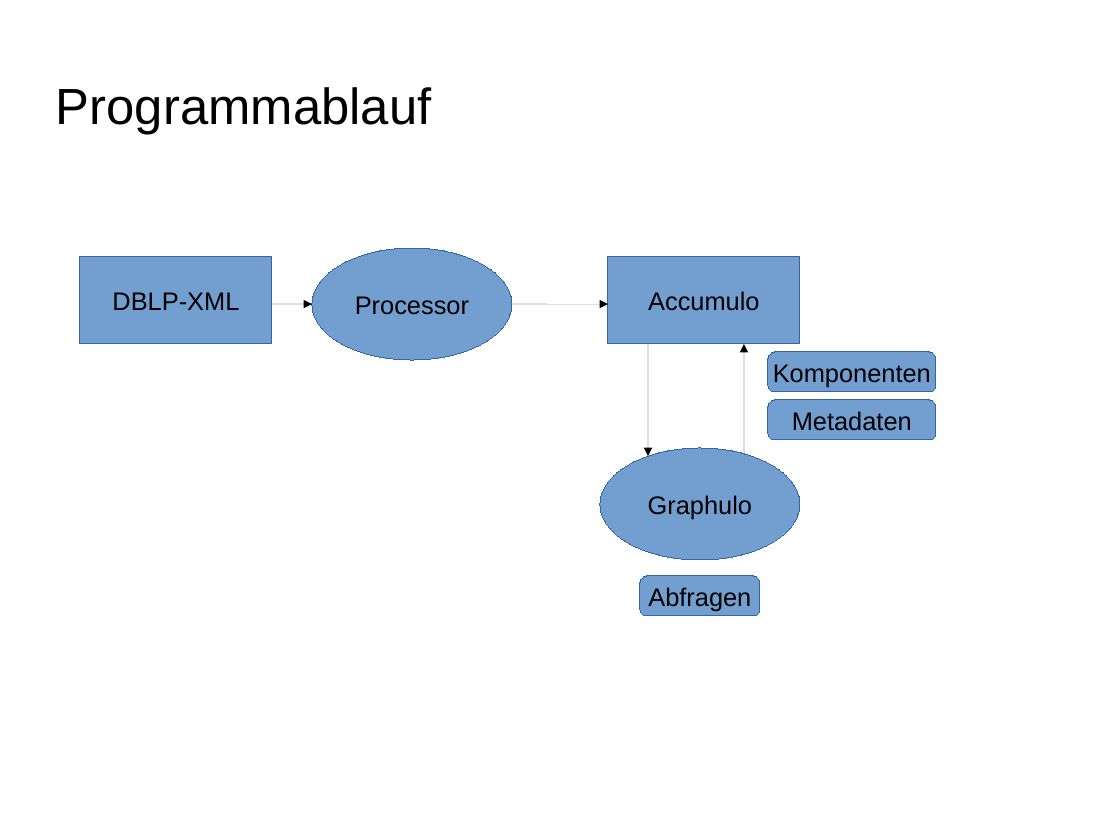
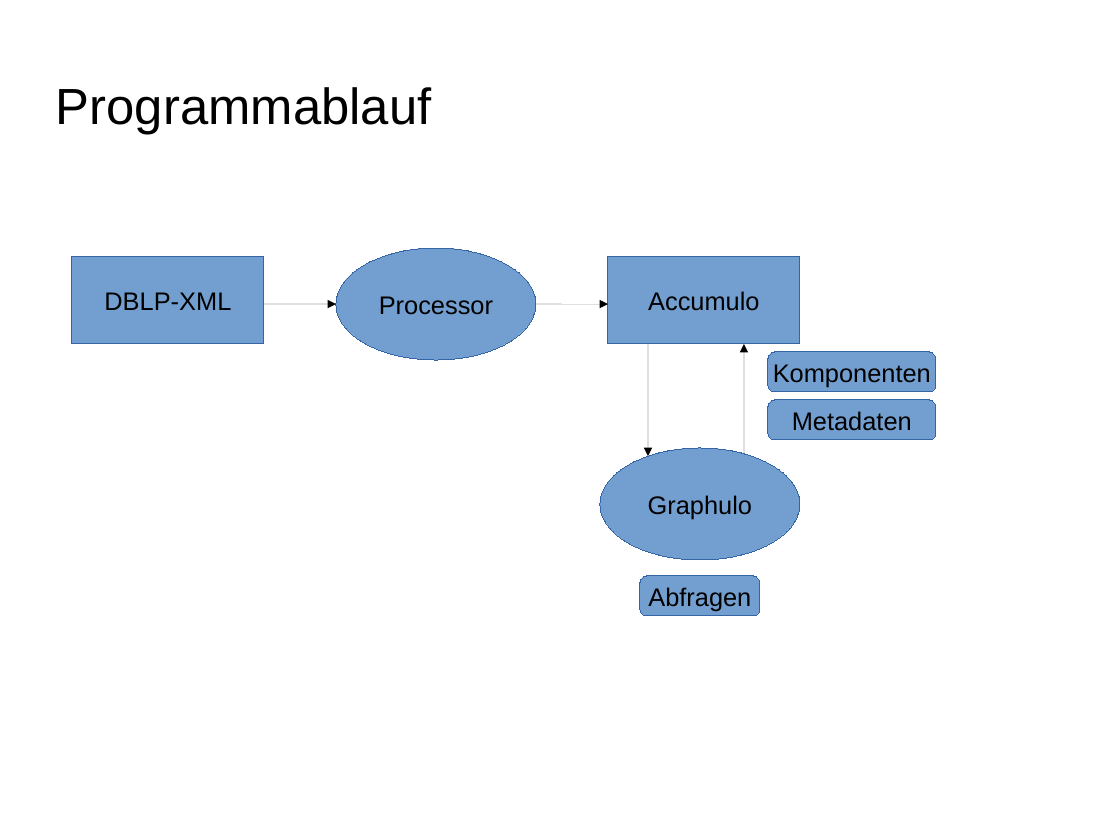
Before and after one commit to ScaDS/dblp-graphulo, a slide deck: slide 2 of doc/testat2.odp. Drawn at 1120x840 pixels with LibreOffice and Linux fonts; fonts in the diff are those of the drawing; background and template pictures are left out. Boxes give left, top, right and bottom in pixels: in the first picture for what was removed or moved away, otherwise in the second. Text is boxed around its words. In the diff, an @@ line names an element or a change of style, - is before the commit and + after.

```diff
--- a/doc/testat2.odp
+++ b/doc/testat2.odp
@@ rectangle "DBLP-XML": place and size @@
-rectangle "DBLP-XML" at (80,256,272,345)
+rectangle "DBLP-XML" at (72,256,264,345)
@@ ellipse "Processor": place and size @@
-ellipse "Processor" at (312,248,512,360)
+ellipse "Processor" at (336,248,537,360)
@@ arrow moved from (272, 304) - (312, 304) to (264, 304) - (336, 304) @@
@@ arrow moved from (512, 304) - (608, 304) to (537, 304) - (608, 304) @@
```
Also in this commit, not shown: 7 other slides changed, 1 slide added, 1 slide removed, 2 other files.
